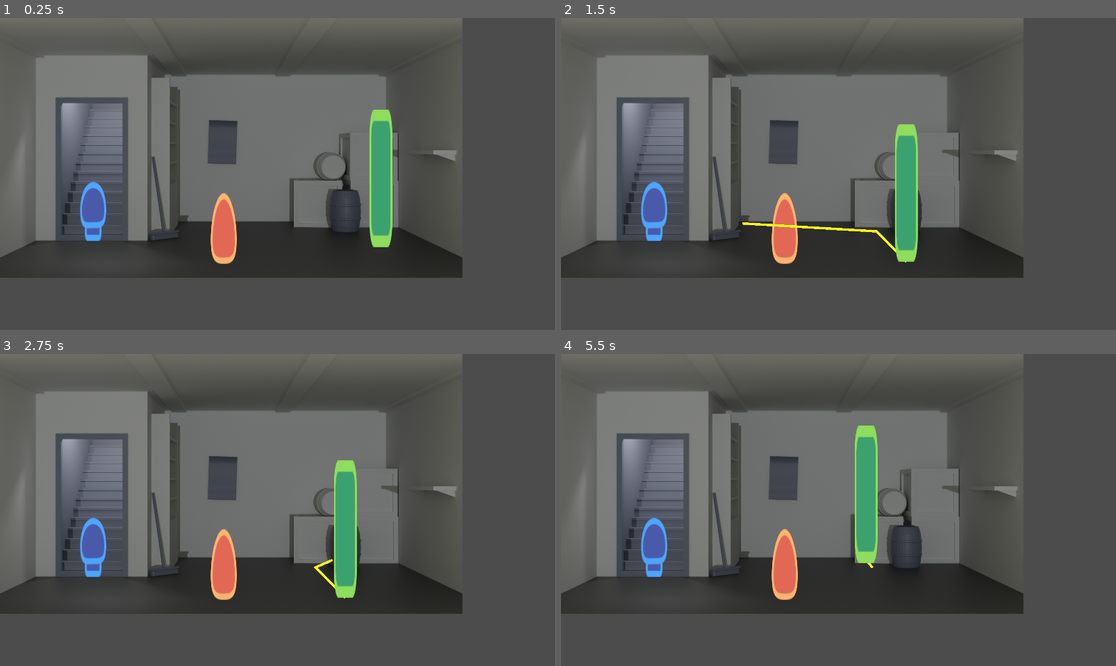
Above: before the commit, frames 1-4 (two rows, left to right).
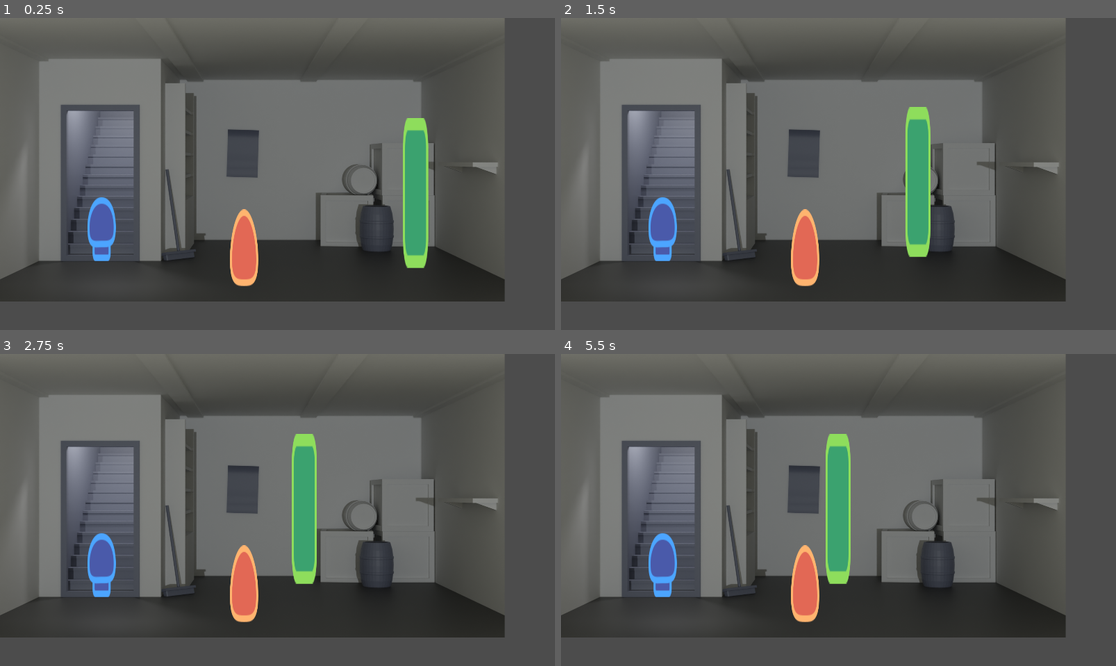
Above: after the commit, the same moments.

Repository: Drelofs/Historic_Roman
Game: Godot game, scene res://levels/demo/demo.tscn
The game is run twice, just before and just after one commit, with the same random seed, the same clock (stepped at 60 frames per second) and the same inputs.
Inputs (mouse positions are in pixels of both pictures, inside the frame that each line leads up to):
- Up to frame 1 (0.25 s): no input
- Up to frame 2 (1.5 s): tap Enter at 0.5 s; move the mouse to (655, 214) at 0.52 s; click (655, 214) at 0.67 s; move the mouse to (727, 189) at 1.27 s; click (727, 189) at 1.42 s
- Up to frame 3 (2.75 s): move the mouse to (333, 441) at 2.02 s; click (333, 441) at 2.17 s
- Up to frame 4 (5.5 s): move the mouse to (810, 572) at 2.77 s; click (810, 572) at 2.92 s; move the mouse to (1005, 556) at 3.52 s; click (1005, 556) at 3.67 s; move the mouse to (672, 463) at 4.27 s; click (672, 463) at 4.42 s; move the mouse to (866, 510) at 5.02 s; click (866, 510) at 5.17 s

The runs differ from the first frame. In frame 1, 25% of the frame differs, in the area x 0-91%, y 0-91%; in frame 2, 25%; in frame 3, 27%; in frame 4, 28%.

Commit message:
Fixed level loading with autoload

Diff:
--- /dev/null
+++ b/entities/Constants.gd
@@ -0,0 +1,6 @@
+extends Node
+
+var player_lives = null
+
+func _ready() -> void:
+	player_lives = 4
--- /dev/null
+++ b/entities/Constants.tscn
@@ -0,0 +1,99 @@
+[gd_scene load_steps=5 format=2]
+
+[ext_resource path="res://entities/Actors/Player.tscn" type="PackedScene" id=1]
+[ext_resource path="res://Interface/Pausescreen.tscn" type="PackedScene" id=2]
+
+[sub_resource type="GDScript" id=3]
+script/source = "extends Node
+
+
+# Declare member variables here. Examples:
+# var a: int = 2
+# var b: String = \"text\"
+
+
+# Called when the node enters the scene tree for the first time.
+func _ready() -> void:
+	pass # Replace with function body.
+
+
+# Called every frame. 'delta' is the elapsed time since the previous frame.
+#func _process(delta: float) -> void:
+#	pass
+"
+
+[sub_resource type="GDScript" id=2]
+script/source = "extends KinematicBody2D
+
+var speed := 0
+var max_speed := 400
+var acceleration := 800
+var moving := false
+
+var target = Vector2()
+var velocity = Vector2()
+
+var path := PoolVector2Array() setget set_path
+
+func _ready() -> void:
+	set_process(false)
+
+func _process(delta: float) -> void:
+	var move_distance : = speed * delta
+	move_along_path(move_distance)
+
+func move_along_path(distance : float) -> void:
+	var start_point : = position
+	for i in range(path.size()):
+		var distance_to_next : = start_point.distance_to(path[0])
+		if distance <= distance_to_next and distance >= 0.0:
+			position = start_point.linear_interpolate(path[0], distance / distance_to_next)
+			break
+		elif distance < 0.0:
+			position = path[0]
+			set_process(false)
+			break
+		distance -= distance_to_next
+		start_point = path[0]
+		path.remove(0)
+
+func set_path(value: PoolVector2Array):
+	path = value
+	if value.size() == 0:
+		return
+	set_process(true)
+
+func _unhandled_input(event):
+	if event.is_action_pressed(\"left_click\"):
+		moving = true
+		target = get_global_mouse_position()
+
+func _physics_process(delta):
+	MovementLoop(delta)
+
+func MovementLoop(delta):
+	if moving == false:
+		speed = 0
+	else:
+		speed += acceleration * delta
+		if speed > max_speed:
+			speed = max_speed
+	velocity = position.direction_to(target) * speed
+	if position.distance_to(target) > 5:
+		velocity = move_and_slide(velocity)
+	else:
+		moving = false
+"
+
+[node name="Constants" type="Node"]
+script = SubResource( 3 )
+
+[node name="Player" parent="." instance=ExtResource( 1 )]
+position = Vector2( 1581.28, 951.23 )
+z_index = 10
+script = SubResource( 2 )
+
+[node name="CanvasLayer" type="CanvasLayer" parent="."]
+
+[node name="Pausescreen" parent="CanvasLayer" instance=ExtResource( 2 )]
+visible = false
--- /dev/null
+++ b/entities/Environments/Navigation.tscn
@@ -0,0 +1,44 @@
+[gd_scene load_steps=3 format=2]
+
+[sub_resource type="RectangleShape2D" id=1]
+extents = Vector2( 1089.23, 467.884 )
+
+[sub_resource type="NavigationPolygon" id=2]
+vertices = PoolVector2Array( 1641.67, 856.314, 1912.99, 1001.02, 1912.99, 1073.37, 7.71579, 1071.86, 6.20845, 1001.02, 720.688, 928.667, 753.849, 853.3, 149.406, 930.174 )
+polygons = [ PoolIntArray( 0, 1, 2, 3, 4, 5 ), PoolIntArray( 5, 6, 0 ), PoolIntArray( 5, 4, 7 ) ]
+outlines = [ PoolVector2Array( 7.71579, 1071.86, 6.20845, 1001.02, 149.406, 930.174, 720.688, 928.667, 753.849, 853.3, 1641.67, 856.314, 1912.99, 1001.02, 1912.99, 1073.37 ) ]
+
+[node name="Navigation" type="Node"]
+
+[node name="Navigational borders" type="Node2D" parent="."]
+
+[node name="border-top" type="StaticBody2D" parent="Navigational borders"]
+
+[node name="CollisionShape2D" type="CollisionShape2D" parent="Navigational borders/border-top"]
+position = Vector2( 961.312, 329.839 )
+shape = SubResource( 1 )
+
+[node name="border-bottom" type="StaticBody2D" parent="Navigational borders"]
+
+[node name="CollisionShape2D" type="CollisionShape2D" parent="Navigational borders/border-bottom"]
+position = Vector2( 973.296, 1544.17 )
+shape = SubResource( 1 )
+
+[node name="border-right" type="StaticBody2D" parent="Navigational borders"]
+
+[node name="CollisionShape2D" type="CollisionShape2D" parent="Navigational borders/border-right"]
+position = Vector2( 2387.35, 948.987 )
+rotation = -1.5708
+shape = SubResource( 1 )
+
+[node name="border-left" type="StaticBody2D" parent="Navigational borders"]
+
+[node name="CollisionShape2D" type="CollisionShape2D" parent="Navigational borders/border-left"]
+position = Vector2( -459.259, 957.396 )
+rotation = -1.5708
+shape = SubResource( 1 )
+
+[node name="Navigation2D" type="Navigation2D" parent="."]
+
+[node name="NavigationPolygonInstance" type="NavigationPolygonInstance" parent="Navigation2D"]
+navpoly = SubResource( 2 )
--- a/entities/Environments/Stairs.gd
+++ b/entities/Environments/Stairs.gd
@@ -2,7 +2,7 @@
 extends Area2D
 
 onready var anim_player: AnimationPlayer = $AnimationPlayer
-
+onready var player: KinematicBody2D = null
 export var next_scene: PackedScene
 
 
@@ -14,6 +14,8 @@
 	yield(anim_player, "animation_finished")
 	get_tree().change_scene_to(next_scene)
 
+
 func _on_Stairs_input_event(viewport: Node, event: InputEvent, shape_idx: int) -> void:
+	player = ConstantsScene.get_node("Player")
 	if event is InputEventMouseButton and event.pressed and event.button_index == BUTTON_RIGHT:
-	 teleport()
+		teleport()
--- a/levels/demo/SecondDemo.tscn
+++ b/levels/demo/SecondDemo.tscn
@@ -1,20 +1,18 @@
 [gd_scene load_steps=5 format=2]
 
-[ext_resource path="res://entities/Actors/Player.tscn" type="PackedScene" id=1]
 [ext_resource path="res://sprites/demo_room.png" type="Texture" id=2]
 [ext_resource path="res://levels/demo/demo.gd" type="Script" id=3]
 [ext_resource path="res://Interface/Pausescreen.tscn" type="PackedScene" id=4]
+[ext_resource path="res://entities/Environments/Navigation.tscn" type="PackedScene" id=5]
 
 [node name="root" type="Node2D"]
 script = ExtResource( 3 )
 
+[node name="Navigation" parent="." instance=ExtResource( 5 )]
+
 [node name="demo_room" type="Sprite" parent="."]
 position = Vector2( 960, 540 )
 texture = ExtResource( 2 )
-
-[node name="Player" parent="." instance=ExtResource( 1 )]
-position = Vector2( 1581.28, 951.23 )
-z_index = 10
 
 [node name="Camera2D" type="Camera2D" parent="."]
 anchor_mode = 0
--- a/levels/demo/demo.gd
+++ b/levels/demo/demo.gd
@@ -1,16 +1,15 @@
 extends Node2D
 
-onready var nav_2d : Navigation2D = $Navigation2D
-onready var line_2d : Line2D = $Line2D
-onready var character : KinematicBody2D = $Player
-
+onready var nav_2d : Navigation2D = get_node("Navigation/Navigation2D")
+onready var character : KinematicBody2D = null
 
 func _unhandled_input(event: InputEvent) -> void:
+
 	if not event is InputEventMouseButton:
 		return
 	if event.button_index != BUTTON_LEFT or not event.pressed:
 		return
 
-	var new_path : = nav_2d.get_simple_path(character.global_position, get_global_mouse_position(), false)
-	line_2d.points = new_path
-	character.path = new_path
+	if has_node("Constants/Player"):
+		var new_path : = nav_2d.get_simple_path(character.global_position, get_global_mouse_position(), false)
+		character.path = new_path
--- a/levels/demo/demo.tscn
+++ b/levels/demo/demo.tscn
@@ -1,19 +1,13 @@
-[gd_scene load_steps=9 format=2]
+[gd_scene load_steps=7 format=2]
 
-[ext_resource path="res://entities/Actors/Player.tscn" type="PackedScene" id=1]
 [ext_resource path="res://sprites/demo_room.png" type="Texture" id=2]
 [ext_resource path="res://levels/demo/demo.gd" type="Script" id=3]
-[ext_resource path="res://Interface/Pausescreen.tscn" type="PackedScene" id=4]
 [ext_resource path="res://sprites/enemy.png" type="Texture" id=5]
 [ext_resource path="res://entities/Environments/Stairs.tscn" type="PackedScene" id=6]
+[ext_resource path="res://entities/Environments/Navigation.tscn" type="PackedScene" id=7]
 
-[sub_resource type="NavigationPolygon" id=1]
-vertices = PoolVector2Array( 753.849, 853.3, 1641.67, 856.314, 979.174, 916.212, 880.747, 930.566, 720.688, 928.667, 1912.99, 1001.02, 1912.99, 1073.37, 7.71579, 1071.86, 973.022, 1026.94, 149.406, 930.174, 888.95, 1022.84, 6.20845, 1001.02 )
-polygons = [ PoolIntArray( 0, 1, 2 ), PoolIntArray( 0, 2, 3, 4 ), PoolIntArray( 5, 6, 7, 8 ), PoolIntArray( 9, 4, 3, 10, 7, 11 ), PoolIntArray( 8, 2, 1, 5 ), PoolIntArray( 10, 8, 7 ) ]
-outlines = [ PoolVector2Array( 7.71579, 1071.86, 6.20845, 1001.02, 149.406, 930.174, 720.688, 928.667, 753.849, 853.3, 1641.67, 856.314, 1912.99, 1001.02, 1912.99, 1073.37 ), PoolVector2Array( 880.747, 930.566, 888.95, 1022.84, 973.022, 1026.94, 979.174, 916.212 ) ]
-
-[sub_resource type="RectangleShape2D" id=2]
-extents = Vector2( 1089.23, 467.884 )
+[sub_resource type="CapsuleShape2D" id=1]
+radius = 40.1047
 
 [node name="root" type="Node2D"]
 script = ExtResource( 3 )
@@ -22,19 +16,10 @@
 position = Vector2( 960, 540 )
 texture = ExtResource( 2 )
 
-[node name="Player" parent="." instance=ExtResource( 1 )]
-position = Vector2( 1581.28, 951.23 )
-z_index = 10
-
 [node name="Camera2D" type="Camera2D" parent="."]
 anchor_mode = 0
 current = true
-zoom = Vector2( 1.2, 1.2 )
-
-[node name="CanvasLayer" type="CanvasLayer" parent="."]
-
-[node name="Pausescreen" parent="CanvasLayer" instance=ExtResource( 4 )]
-visible = false
+zoom = Vector2( 1.1, 1.1 )
 
 [node name="Object" type="StaticBody2D" parent="."]
 position = Vector2( -75.8754, 57.3691 )
@@ -44,39 +29,11 @@
 scale = Vector2( 1, 3.13874 )
 texture = ExtResource( 5 )
 
-[node name="Navigation2D" type="Navigation2D" parent="."]
-
-[node name="NavigationPolygonInstance" type="NavigationPolygonInstance" parent="Navigation2D"]
-navpoly = SubResource( 1 )
-
-[node name="Line2D" type="Line2D" parent="."]
-default_color = Color( 1, 0.984314, 0.0941176, 1 )
-
-[node name="border-top" type="StaticBody2D" parent="."]
-
-[node name="CollisionShape2D" type="CollisionShape2D" parent="border-top"]
-position = Vector2( 961.312, 329.839 )
-shape = SubResource( 2 )
-
-[node name="border-bottom" type="StaticBody2D" parent="."]
-
-[node name="CollisionShape2D" type="CollisionShape2D" parent="border-bottom"]
-position = Vector2( 973.296, 1544.17 )
-shape = SubResource( 2 )
-
-[node name="border-right" type="StaticBody2D" parent="."]
-
-[node name="CollisionShape2D" type="CollisionShape2D" parent="border-right"]
-position = Vector2( 2387.35, 948.987 )
-rotation = -1.5708
-shape = SubResource( 2 )
-
-[node name="border-left" type="StaticBody2D" parent="."]
-
-[node name="CollisionShape2D" type="CollisionShape2D" parent="border-left"]
-position = Vector2( -459.259, 957.396 )
-rotation = -1.5708
-shape = SubResource( 2 )
+[node name="CollisionShape2D" type="CollisionShape2D" parent="Object"]
+position = Vector2( 1004.77, 914.143 )
+shape = SubResource( 1 )
 
 [node name="Stairs" parent="." instance=ExtResource( 6 )]
 position = Vector2( 386.677, 926.02 )
+
+[node name="Navigation" parent="." instance=ExtResource( 7 )]
--- a/project.godot
+++ b/project.godot
@@ -18,6 +18,11 @@
 config/name="Test Historische Roman"
 run/main_scene="res://levels/demo/demo.tscn"
 config/icon="res://icon.png"
+
+[autoload]
+
+ConstantsScript="*res://entities/Constants.gd"
+ConstantsScene="*res://entities/Constants.tscn"
 
 [display]
 
